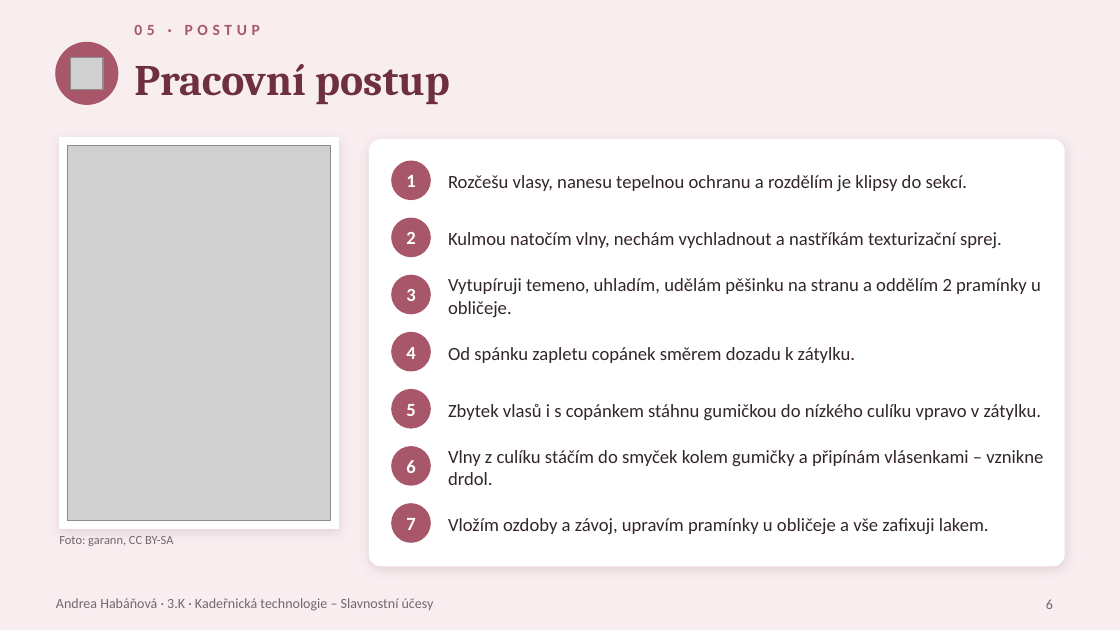
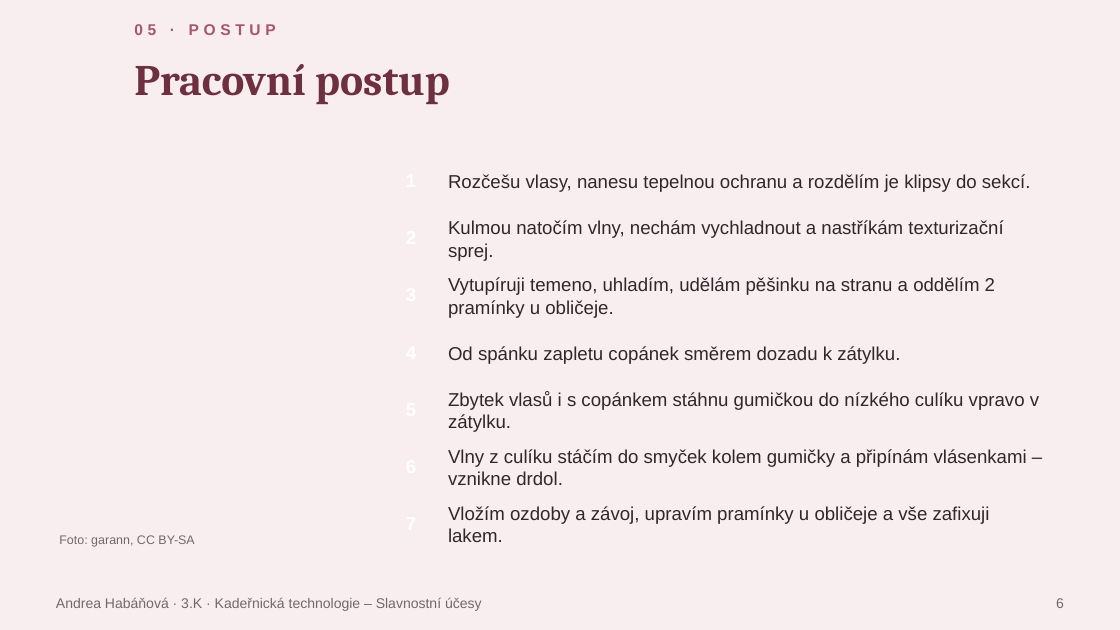
Before and after one commit to tdrzt4grdp-beep/P, a slide deck: slide 6 of svatebni_uces/Svatebni_uces_Habanova.pptx. Drawn at 1120x630 pixels with LibreOffice and Linux fonts; fonts in the diff are those of the drawing; grey boxes stand for pictures; background and template pictures are left out. Boxes give left, top, right and bottom in pixels: in the first picture for what was removed or moved away, otherwise in the second. Text is boxed around its words. In the diff, an @@ line names an element or a change of style, - is before the commit and + after.

```diff
--- a/svatebni_uces/Svatebni_uces_Habanova.pptx
+++ b/svatebni_uces/Svatebni_uces_Habanova.pptx
@@ ellipse removed at <box>56,43,118,104</box> @@
@@ picture removed at <box>71,57,103,90</box> @@
@@ rectangle removed at <box>59,138,338,529</box> @@
@@ picture removed at <box>67,146,330,521</box> @@
@@ rounded rectangle removed at <box>370,140,1064,566</box> @@
@@ ellipse removed at <box>392,161,430,199</box> @@
@@ ellipse removed at <box>392,218,430,256</box> @@
@@ ellipse removed at <box>392,276,430,314</box> @@
@@ ellipse removed at <box>392,333,430,371</box> @@
@@ ellipse removed at <box>392,390,430,428</box> @@
@@ ellipse removed at <box>392,447,430,485</box> @@
@@ ellipse removed at <box>392,504,430,542</box> @@
@@ font Calibri to Arial in 16 elements at <box>134,24,276,35</box>, <box>59,535,194,547</box>, <box>392,161,430,199</box>, <box>448,174,1031,192</box>, <box>392,218,430,256</box>, <box>448,220,1003,261</box>, <box>392,276,430,314</box>, <box>448,277,995,318</box>, <box>392,333,430,371</box>, <box>448,346,900,364</box>, <box>392,390,430,428</box>, <box>448,391,1039,432</box>, <box>392,447,430,485</box>, <box>448,449,1027,485</box>, <box>392,504,430,542</box>, <box>448,506,990,542</box> @@
@@ text removed at <box>56,598,434,611</box> @@
-Andrea Habáňová · 3.K · Kadeřnická technologie – Slavnostní účesy
@@ text added at <box>56,597,482,611</box>, 9 pt, text #75666B @@
+Andrea Habáňová · 3.K · Kadeřnická technologie – Slavnostní účesy
@@ text "6" at <box>1056,598,1064,608</box>: font Calibri to Arial; vertical alignment top to middle @@
```
Also in this commit, not shown: 8 other slides changed, 14 other files.
